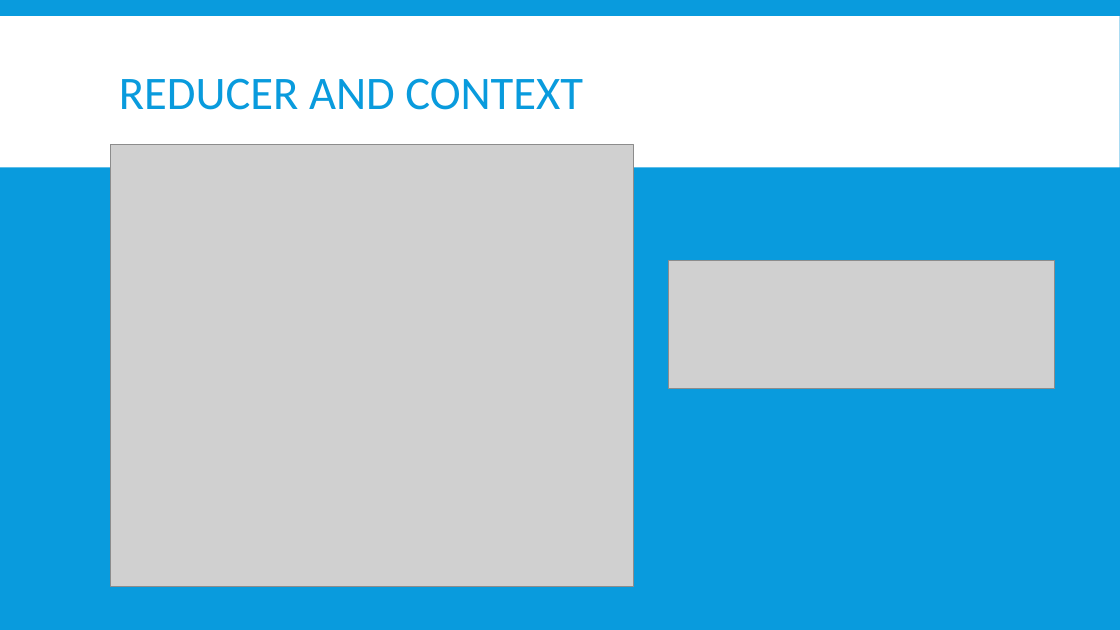
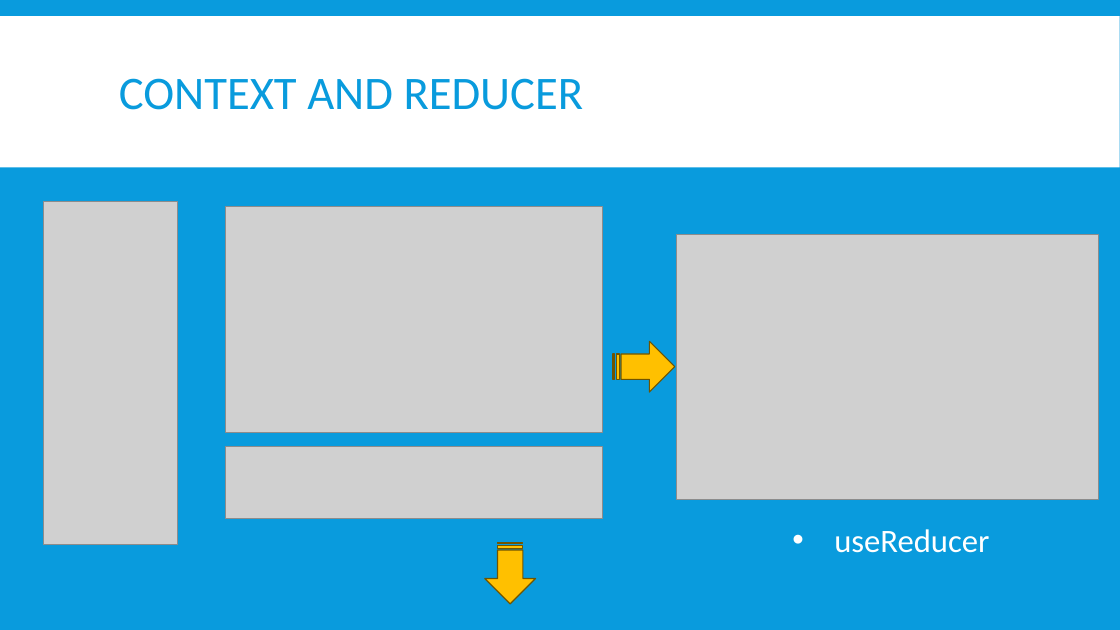
Before and after one commit to alexvirtech/preact-and-hooks, a slide deck: slide 10 of preact-tw.pptx (slide 13 before the commit). Drawn at 1120x630 pixels with LibreOffice and Linux fonts; fonts in the diff are those of the drawing; grey boxes stand for pictures. Boxes give left, top, right and bottom in pixels: in the first picture for what was removed or moved away, otherwise in the second. Text is boxed around its words. In the diff, an @@ line names an element or a change of style, - is before the commit and + after.

```diff
--- a/preact-tw.pptx
+++ b/preact-tw.pptx
@@ title at <box>119,78,584,110</box>: text changed @@
-REDUCER AND CONTEXT
+CONTEXT AND REDUCER
@@ picture removed at <box>111,145,634,586</box> @@
@@ picture added at <box>43,202,177,544</box> @@
@@ picture added at <box>225,207,603,433</box> @@
@@ picture added at <box>676,234,1098,499</box> @@
@@ picture removed at <box>669,260,1054,389</box> @@
@@ striped right arrow added at <box>613,341,675,392</box>, fill #FFC000, outline #705400 1 pt @@
@@ picture added at <box>225,447,603,518</box> @@
@@ text added at <box>834,529,989,553</box>, 28 pt, text #FFFFFF @@
+• useReducer
@@ striped right arrow added at <box>485,542,536,604</box>, fill #FFC000, outline #705400 1 pt @@
```
Also in this commit, not shown: 1 other slide changed, 2 slides added, 4 slides removed, 8 other files.
